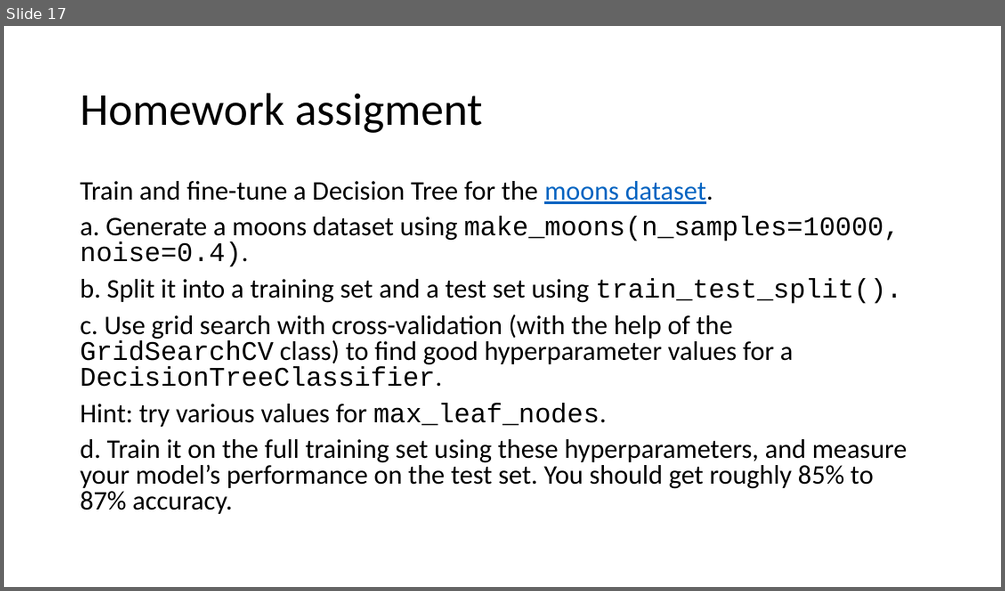
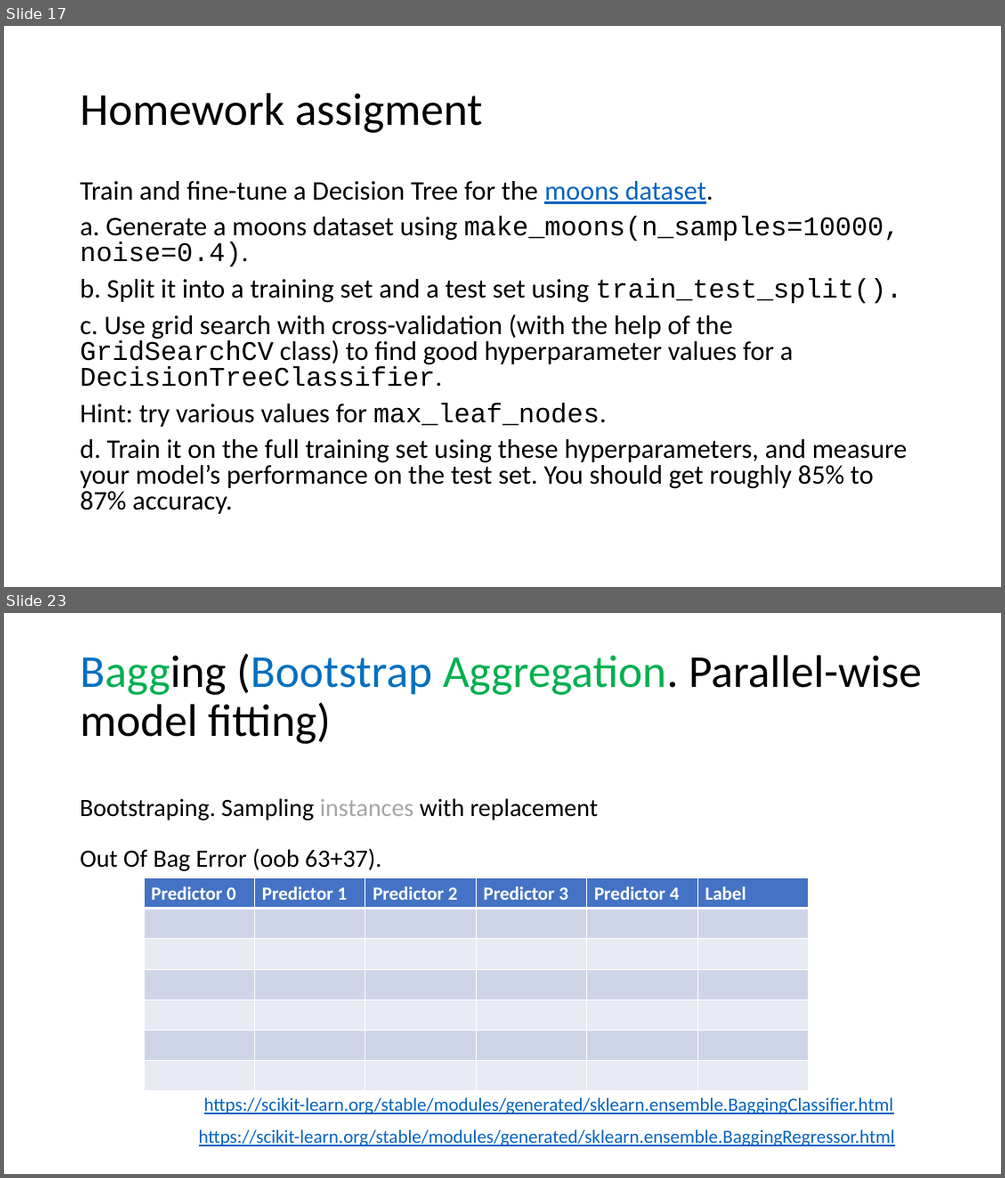
Before and after one commit to mathphysmx/teaching-ml, a slide deck: slides/08_ML_TreeBased.pptx. Shown one above the other, each under a label of ours: slide 17 before the commit, slides 17 and 23 after it; the slides between them are not shown. The pictures are 1005x591 and 1005x1178 pixels, drawn with LibreOffice and Linux fonts; fonts in the diff are those of the drawing. Boxes give left, top, right and bottom in pixels: in the first picture for what was removed or moved away, otherwise in the second. Text is boxed around its words. In the diff, an @@ line names an element or a change of style, - is before the commit and + after.

```diff
--- a/slides/08_ML_TreeBased.pptx
+++ b/slides/08_ML_TreeBased.pptx
@@ slide 23 added at box(4, 613, 1001, 1174), background #FFFFFF @@
@@ title added at box(80, 653, 922, 744), 44 pt, text #000000 @@
+Bagging (Bootstrap Aggregation. Parallel-wise model fitting)
@@ text added at box(80, 798, 599, 820), 24 pt, text #000000 @@
+Bootstraping. Sampling instances with replacement
@@ text added at box(80, 848, 381, 871), 24 pt, text #000000 @@
+Out Of Bag Error (oob 63+37).
@@ table added at box(144, 878, 808, 1091), 7 rows, 6 columns @@
+Predictor 0 | Predictor 1 | Predictor 2 | Predictor 3 | Predictor 4 | Label
+ |  |  |  |  | 
+ |  |  |  |  | 
+ |  |  |  |  | 
+ |  |  |  |  | 
+ |  |  |  |  | 
+ |  |  |  |  | 
@@ text added at box(204, 1097, 894, 1114), 18 pt, text #0563C1, underline @@
+https://scikit-learn.org/stable/modules/generated/sklearn.ensemble.BaggingClassifier.html
@@ text added at box(199, 1129, 895, 1146), 18 pt, text #0563C1, underline @@
+https://scikit-learn.org/stable/modules/generated/sklearn.ensemble.BaggingRegressor.html
```
Also in this commit, not shown: 14 other slides added, 7 other files.
